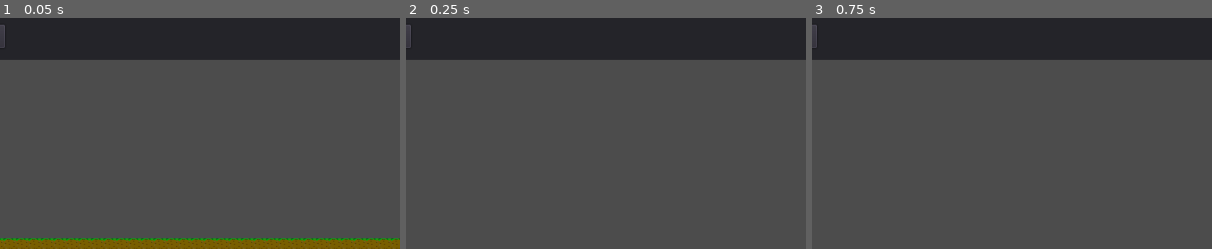
Above: before the commit, frames 1-3 (left to right).
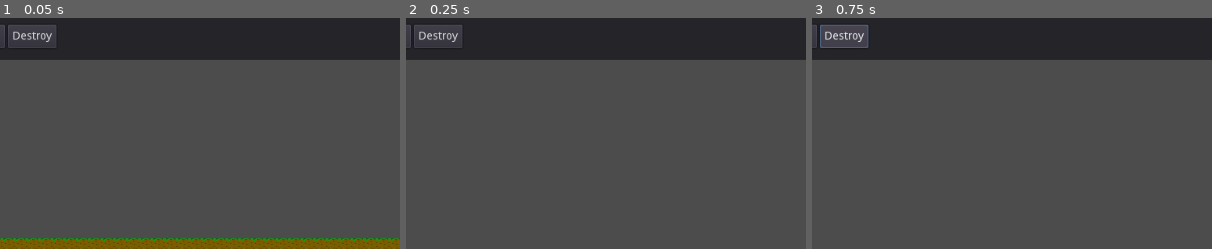
Above: after the commit, the same moments.

Repository: Groogy/LudumDare49
Game: Godot game, scene res://scenes/Game.tscn
The game is run twice, just before and just after one commit, with the same random seed, the same clock (stepped at 60 frames per second) and the same inputs.
Inputs (mouse positions are % of the whole screen's width and height, from its top left):
- Up to frame 1 (0.05 s): no input
- Up to frame 2 (0.25 s): no input
- Up to frame 3 (0.75 s): click (49, 4) at 0.5 s, where only the run after the commit has a clickable "Destroy"
The pictures show only the part of the screen within x 45-95%, y 0-50%; the shares and areas given below are measured in that part.

The runs differ from the first frame. In frame 1, 0.8% of the frame differs, in the area x 2-14%, y 3-13%; in frame 2, 0.8%; in frame 3, 1.2%, in the area x 2-15%, y 3-13%.

Commit message:
Can now destroy flood barriers

Diff:
--- a/logic/entities/Entity.gd
+++ b/logic/entities/Entity.gd
@@ -8,9 +8,9 @@
 	return false
 
 
-func has_part_at(x: int, y: int, group: String) -> bool:
+func has_part_at(x: int, y: int, group: String = "") -> bool:
 	for child in get_children():
-		if child.is_on(x, y) and child.is_in_group(group):
+		if child.is_on(x, y) and (group.empty() or child.is_in_group(group)):
 			return true
 	return false
 
@@ -20,3 +20,7 @@
 		if child.is_on(x, y):
 			return child
 	return null
+
+func check_destroyed() -> void:
+	if get_child_count() <= 0:
+		queue_free()
--- a/logic/entities/EntityPart.gd
+++ b/logic/entities/EntityPart.gd
@@ -28,3 +28,10 @@
 func set_cell_y(y: int) -> void:
 	cell_y = y
 	position = Root.map_manager.map_to_world(Vector2(cell_x, cell_y))
+
+
+func destroy() -> void:
+	var parent = get_parent()
+	parent.remove_child(self)
+	parent.check_destroyed()
+	queue_free()
--- a/logic/entities/FloodBarrierPart.gd
+++ b/logic/entities/FloodBarrierPart.gd
@@ -1 +1,9 @@
 extends "EntityPart.gd"
+
+func is_top() -> bool:
+	return not get_parent().has_part_at(cell_x, cell_y-1)
+
+func destroy() -> void:
+	if not is_top():
+		get_parent().get_part_at(cell_x, cell_y-1).destroy()
+	.destroy()
--- a/logic/interface/ConstructionLogic.gd
+++ b/logic/interface/ConstructionLogic.gd
@@ -23,3 +23,7 @@
 
 func _on_construct_pump():
 	Root.tool_manager.current_tool = Const.Tool.PUMP
+
+
+func _on_destroy():
+	Root.tool_manager.current_tool = Const.Tool.DESTROY
--- /dev/null
+++ b/logic/interface/DestroyTool.gd
@@ -0,0 +1,9 @@
+extends "BuildToolNode.gd"
+
+
+func can_build() -> bool:
+	return Root.construction_manager.can_destroy_entity_part_at(cell_under_mouse)
+
+
+func build() -> void:
+	Root.construction_manager.destroy_entity_part_at(cell_under_mouse)
--- a/logic/managers/ConstructionManager.gd
+++ b/logic/managers/ConstructionManager.gd
@@ -87,3 +87,29 @@
 	var pump := WindpumpScene.instance()
 	pump.set_cell(cell)
 	Root.map_manager.entities.create_entity([pump])
+
+
+func can_destroy_entity_part_at(cell: Vector2) -> bool:
+	var entities = Root.map_manager.entities
+	var part = entities.fetch_part_at(cell.x, cell.y)
+	if not part:
+		return false
+	return true
+	#
+	#if part.is_in_group("flood_barrier"):
+	#	return can_destroy_flood_barrier(part)
+	#if part.is_in_group("pump"):
+	#	return can_destroy_pump(part)
+	#if part.is_in_group("pipe"):
+	#	return can_destroy_pipe(part)
+	#
+	#return false
+
+#func can_destroy_flood_barrier(part: EntityPart) -> bool:
+#	return part.is_top()
+
+
+func destroy_entity_part_at(cell: Vector2) -> void:
+	var entities = Root.map_manager.entities
+	var part = entities.fetch_part_at(cell.x, cell.y)
+	part.destroy()
--- a/logic/managers/ToolManager.gd
+++ b/logic/managers/ToolManager.gd
@@ -4,7 +4,7 @@
 var current_tool: int = Const.Tool.NONE setget set_current_tool
 
 
-onready var _tools := [null, $RaiseLandTool, $LowerLandTool, $FloodBarrierTool, $PipeTool, $PumpTool]
+onready var _tools := [null, $RaiseLandTool, $LowerLandTool, $FloodBarrierTool, $PipeTool, $PumpTool, $DestroyTool]
 
 
 func _ready() -> void:
--- a/scenes/ToolManager.tscn
+++ b/scenes/ToolManager.tscn
@@ -6,6 +6,7 @@
 [ext_resource path="res://logic/interface/FLoodBarrierTool.gd" type="Script" id=4]
 [ext_resource path="res://logic/interface/PipeTool.gd" type="Script" id=5]
 [ext_resource path="res://logic/interface/PumpTool.gd" type="Script" id=6]
+[ext_resource path="res://logic/interface/DestroyTool.gd" type="Script" id=7]
 
 [node name="ToolManager" type="Node"]
 script = ExtResource( 1 )
@@ -24,3 +25,6 @@
 
 [node name="PumpTool" type="Node2D" parent="."]
 script = ExtResource( 6 )
+
+[node name="DestroyTool" type="Node2D" parent="."]
+script = ExtResource( 7 )
--- a/scenes/TopBarInterface.tscn
+++ b/scenes/TopBarInterface.tscn
@@ -87,9 +87,16 @@
 margin_bottom = 30.0
 text = "Pipe"
 
+[node name="Destroy" type="Button" parent="MarginContainer/ConstructionButtons"]
+margin_left = 456.0
+margin_right = 518.0
+margin_bottom = 30.0
+text = "Destroy"
+
 [connection signal="pressed" from="MarginContainer/ConstructionButtons/Unselect" to="MarginContainer/ConstructionButtons/ConstructionLogic" method="_on_unselect"]
 [connection signal="pressed" from="MarginContainer/ConstructionButtons/RaiseLand" to="MarginContainer/ConstructionButtons/ConstructionLogic" method="_on_raise_land"]
 [connection signal="pressed" from="MarginContainer/ConstructionButtons/LowerLand" to="MarginContainer/ConstructionButtons/ConstructionLogic" method="_on_lower_land"]
 [connection signal="pressed" from="MarginContainer/ConstructionButtons/FloodBarrier" to="MarginContainer/ConstructionButtons/ConstructionLogic" method="_on_construct_flood_barrier"]
 [connection signal="pressed" from="MarginContainer/ConstructionButtons/Pump" to="MarginContainer/ConstructionButtons/ConstructionLogic" method="_on_construct_pump"]
 [connection signal="pressed" from="MarginContainer/ConstructionButtons/Pipe" to="MarginContainer/ConstructionButtons/ConstructionLogic" method="on_construct_pipe"]
+[connection signal="pressed" from="MarginContainer/ConstructionButtons/Destroy" to="MarginContainer/ConstructionButtons/ConstructionLogic" method="_on_destroy"]
--- a/singletons/Const.gd
+++ b/singletons/Const.gd
@@ -24,4 +24,5 @@
 	FLOOD_BARRIER
 	PIPE
 	PUMP
+	DESTROY
 }
Not shown: 1 places in scenes/ToolManager.tscn that only renumber resources
